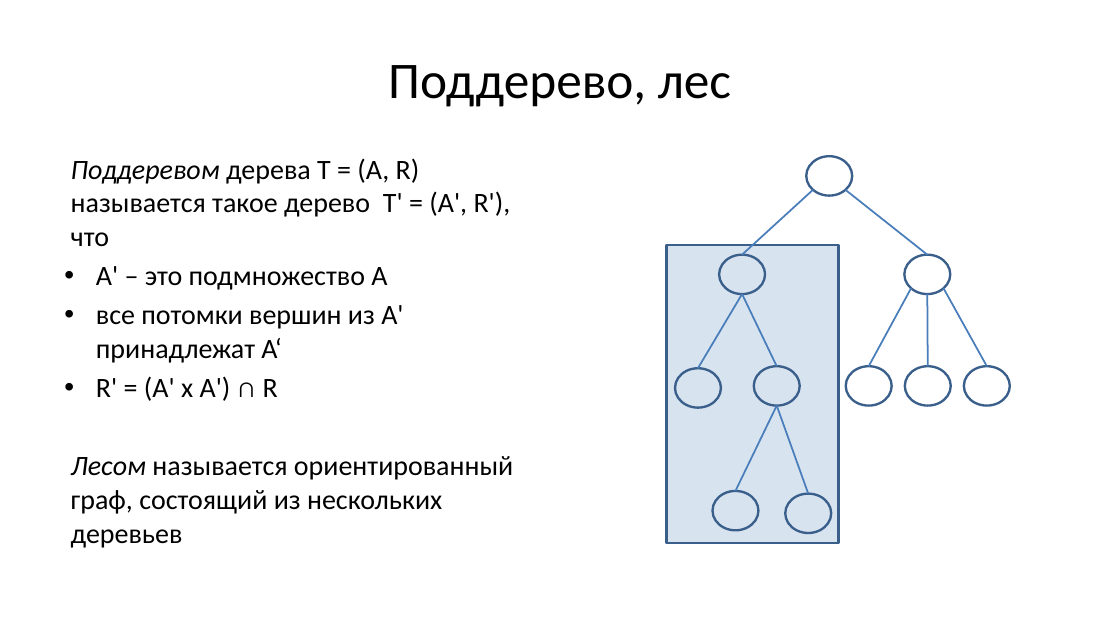
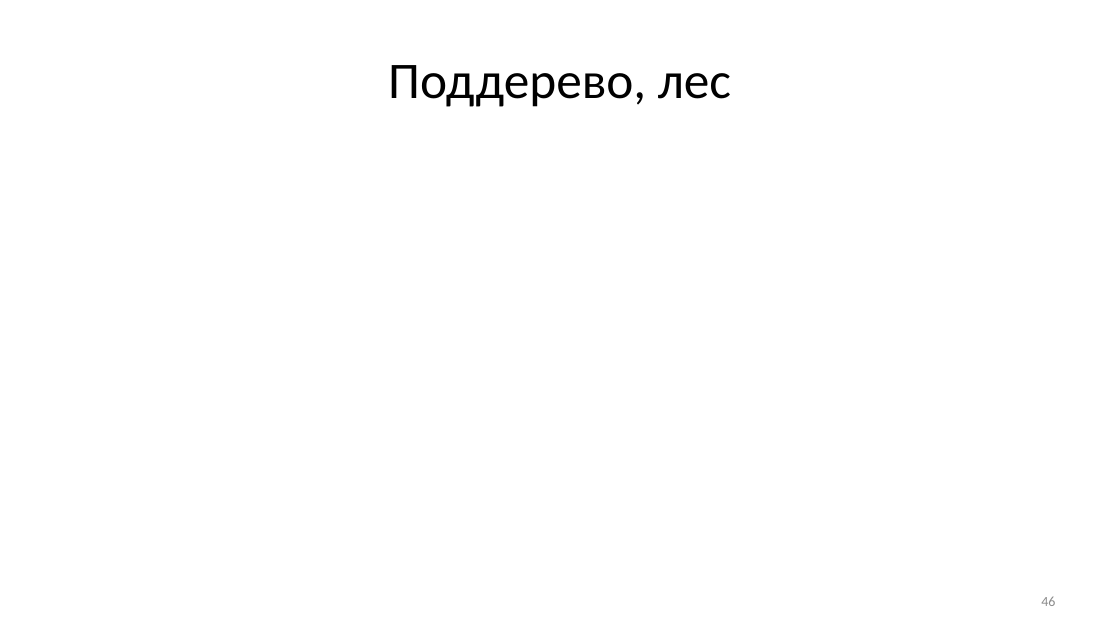
Before and after one commit to Evgueni-Petrov-aka-espetrov/Algorithms-and-Programming-in-C-pptx, a slide deck: slide 46 of 11 Деревья.pptx (slide 6 before the commit). Drawn at 1120x630 pixels with LibreOffice and Linux fonts; fonts in the diff are those of the drawing. Boxes give left, top, right and bottom in pixels: in the first picture for what was removed or moved away, otherwise in the second. Text is boxed around its words. In the diff, an @@ line names an element or a change of style, - is before the commit and + after.

```diff
--- a/11 Деревья.pptx
+++ b/11 Деревья.pptx
@@ text removed at <box>71,158,513,548</box> @@
-Поддеревом дерева Т = (А, R) называется такое дерево T' = (А', R'), что
-• А' – это подмножество A
-• все потомки вершин из А' принадлежат А‘
-• R' = (A' х A') ∩ R
-Лесом называется ориентированный граф, состоящий из нескольких деревьев
@@ ellipse removed at <box>807,156,853,196</box> @@
@@ line removed from (813, 190) to (742, 255) @@
@@ line removed from (846, 190) to (928, 255) @@
@@ rectangle removed at <box>667,245,839,543</box> @@
@@ ellipse removed at <box>719,255,765,294</box> @@
@@ ellipse removed at <box>905,255,951,294</box> @@
@@ line removed from (742, 294) to (698, 368) @@
@@ line removed from (742, 294) to (777, 366) @@
@@ line removed from (912, 288) to (869, 366) @@
@@ line removed from (928, 294) to (928, 366) @@
@@ line removed from (944, 288) to (987, 366) @@
@@ ellipse removed at <box>676,368,722,408</box> @@
@@ ellipse removed at <box>754,366,800,406</box> @@
@@ ellipse removed at <box>846,366,892,406</box> @@
@@ ellipse removed at <box>905,366,951,406</box> @@
@@ ellipse removed at <box>964,366,1010,406</box> @@
@@ line removed from (777, 406) to (736, 491) @@
@@ line removed from (777, 406) to (808, 494) @@
@@ ellipse removed at <box>712,491,759,530</box> @@
@@ ellipse removed at <box>786,494,832,534</box> @@
@@ page number added at <box>1041,597,1055,606</box>, 12 pt, text #8C8C8C @@
+46
```
Also in this commit, not shown: 34 other slides changed, 201 slides added, 1 slide removed.
